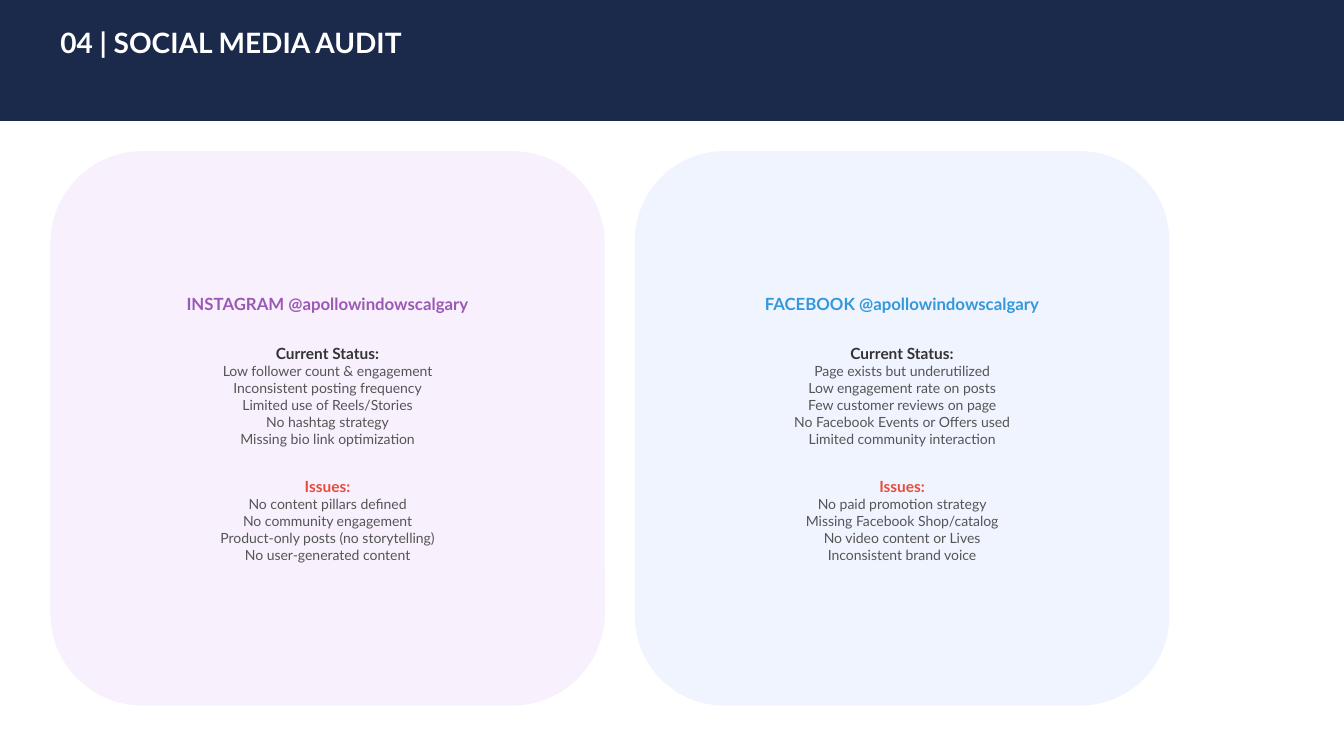
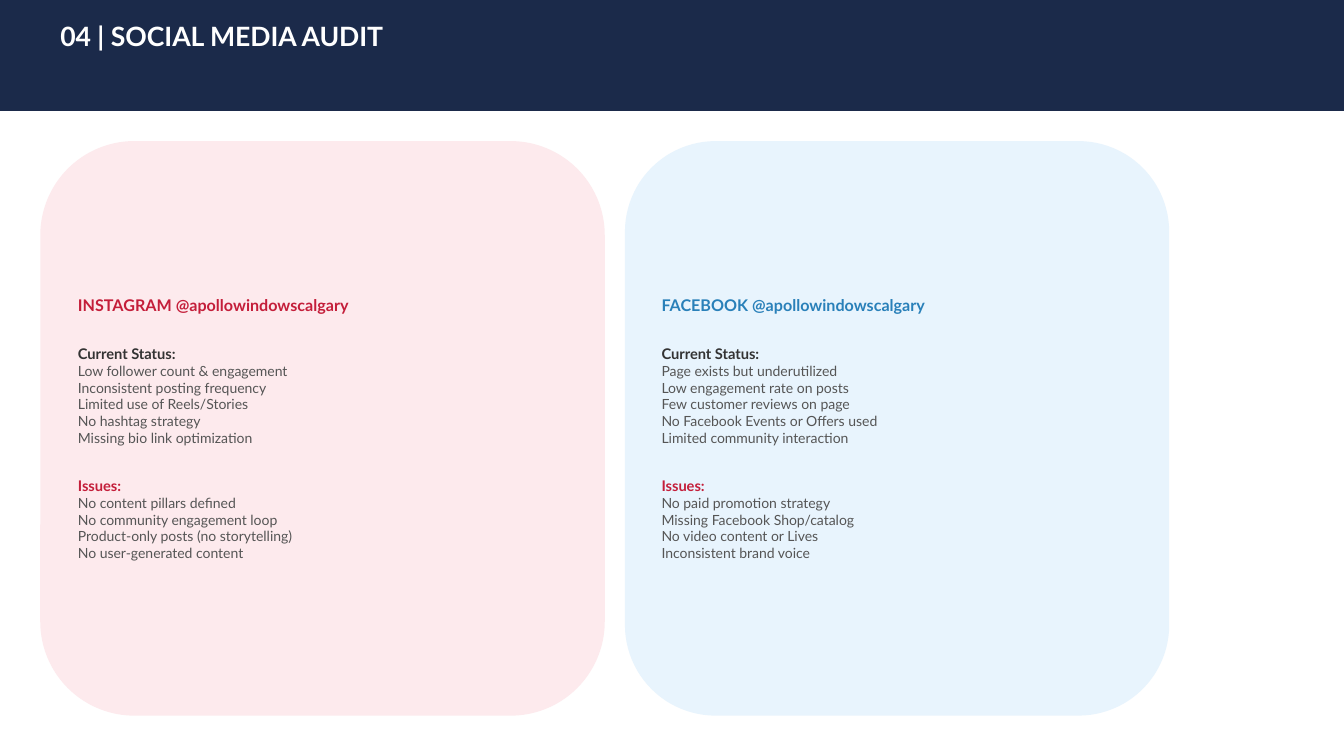
Before and after one commit to shivam9kedia/kiro, a slide deck: slide 6 of Apollo_Windows_3Month_Marketing_Roadmap.pptx. Drawn at 1344x756 pixels with LibreOffice and Linux fonts; fonts in the diff are those of the drawing. Boxes give left, top, right and bottom in pixels: in the first picture for what was removed or moved away, otherwise in the second. Text is boxed around its words. In the diff, an @@ line names an element or a change of style, - is before the commit and + after.

Commit message:
Apollo Windows 3-Month Marketing Roadmap v2
- Brand colors: Red (#C41E3A) + Navy (#1B2A4A)
- Ad budget: $300/mo ($200 profile visits + $100 engagement)
- Standard Plan: INR 10K/mo (8-11 posts, FB+IG)
- Business Plan: INR 18K/mo (18-20 posts, 4 platforms, ads mgmt)
- 16 professionally designed slides
- Realistic KPIs, no fake promises

```diff
--- a/Apollo_Windows_3Month_Marketing_Roadmap.pptx
+++ b/Apollo_Windows_3Month_Marketing_Roadmap.pptx
@@ rectangle: place and size @@
-rectangle at bbox=[0, 0, 1344, 121]
+rectangle at bbox=[0, 0, 1344, 111]
@@ text "04 | SOCIAL MEDIA AUDIT" at bbox=[60, 26, 384, 47]: size 20 to 19 pt @@
@@ rounded rectangle "INSTAGRAM @apollowindowscalgary": place and size @@
-rounded rectangle "INSTAGRAM @apollowindowscalgary" at bbox=[50, 151, 605, 706]
+rounded rectangle "INSTAGRAM @apollowindowscalgary" at bbox=[40, 141, 605, 716]
@@ rounded rectangle "INSTAGRAM @apollowindowscalgary" at bbox=[40, 141, 605, 716]: fill #F8F0FC to #FDEAED @@
@@ rounded rectangle "FACEBOOK @apollowindowscalgary": place and size @@
-rounded rectangle "FACEBOOK @apollowindowscalgary" at bbox=[635, 151, 1170, 706]
+rounded rectangle "FACEBOOK @apollowindowscalgary" at bbox=[625, 141, 1170, 716]
@@ rounded rectangle "FACEBOOK @apollowindowscalgary" at bbox=[625, 141, 1170, 716]: size 12 to 11.5 pt, text colour #3498DB to #2980B9 in "FACEBOOK @apollowindowscalgary"; size 11 to 10.5 pt in "Current Status:", "Issues:"; text colour #E74C3C to #C41E3A in "Issues:"; alignment centre to left; fill #F0F4FF to #E8F4FD @@
@@ text in rounded rectangle at bbox=[78, 299, 349, 561]: size 12 to 11.5 pt, text colour #9B59B6 to #C41E3A in "INSTAGRAM @apollowindowscalgary"; size 11 to 10.5 pt in "Current Status:", "Issues:"; text colour #E74C3C to #C41E3A in "Issues:"; alignment centre to left @@
@@ text in rounded rectangle at bbox=[78, 515, 277, 528]: text changed @@
-No community engagement
+No community engagement loop
```
Also in this commit, not shown: 13 other slides changed, 2 slides added, 1 slide removed, 5 other files.
